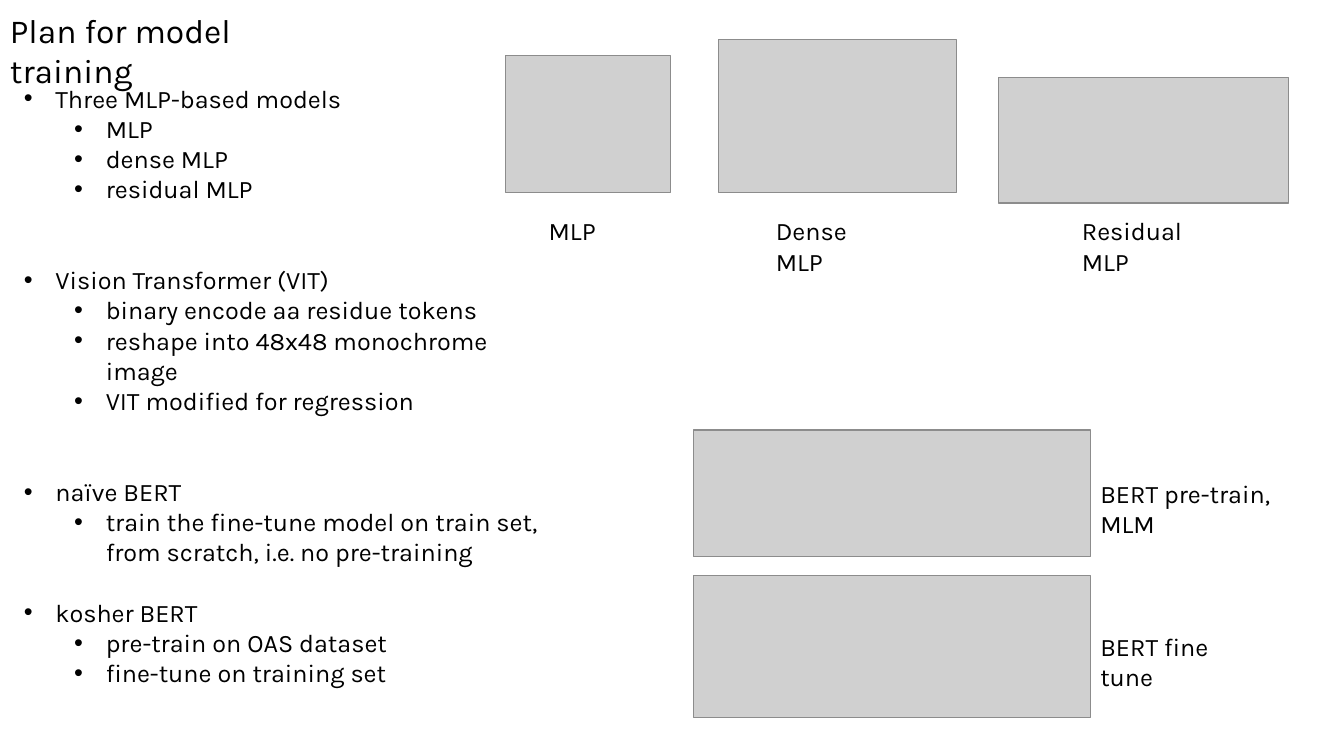
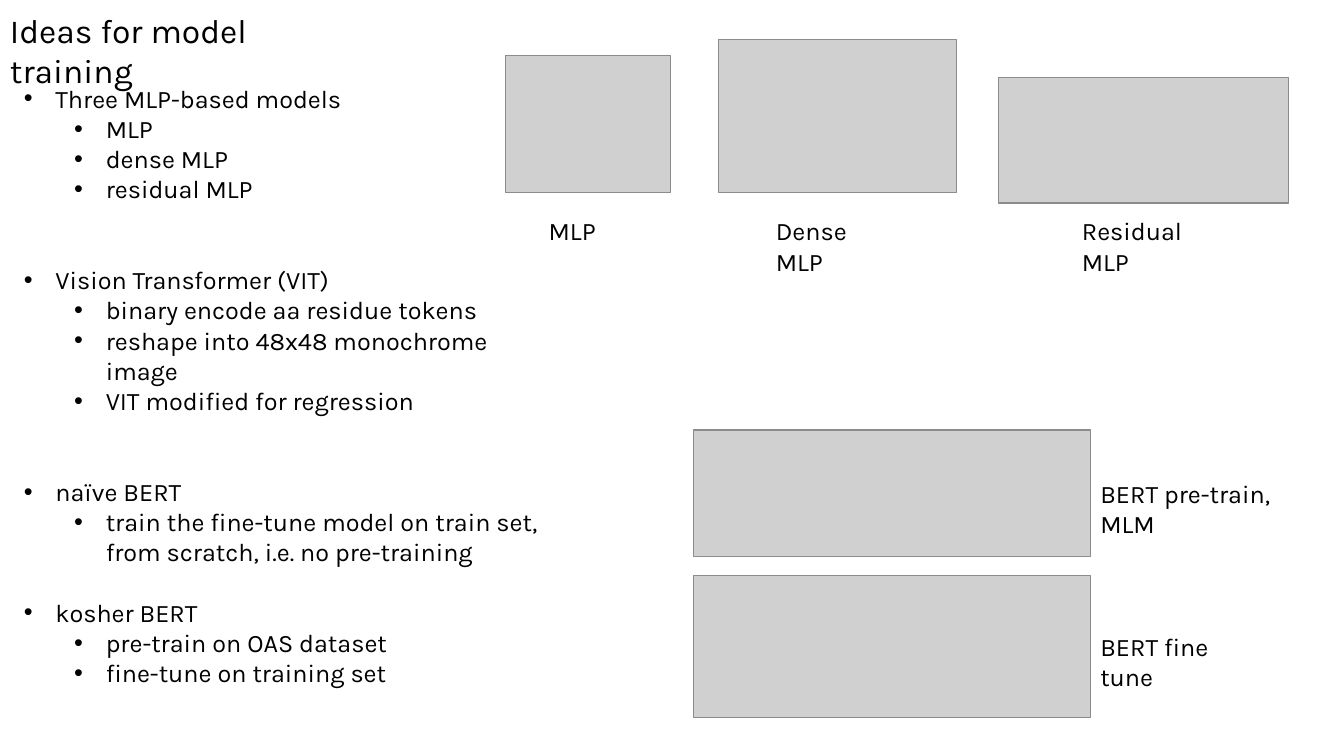
Before and after one commit to planaria158/BERT-antibody-antigen-binding-energy, a slide deck: slide 6 of Homework-aAlphaBio.pptx. Drawn at 1344x756 pixels with LibreOffice and Linux fonts; fonts in the diff are those of the drawing; grey boxes stand for pictures. Boxes give left, top, right and bottom in pixels: in the first picture for what was removed or moved away, otherwise in the second. Text is boxed around its words. In the diff, an @@ line names an element or a change of style, - is before the commit and + after.

```diff
--- a/Homework-aAlphaBio.pptx
+++ b/Homework-aAlphaBio.pptx
@@ text at <box>10,20,247,92</box>: text changed @@
-Plan for model training
+Ideas for model training
```
Also in this commit, not shown: 2 other slides changed, 2 slides added, 5 other files.
